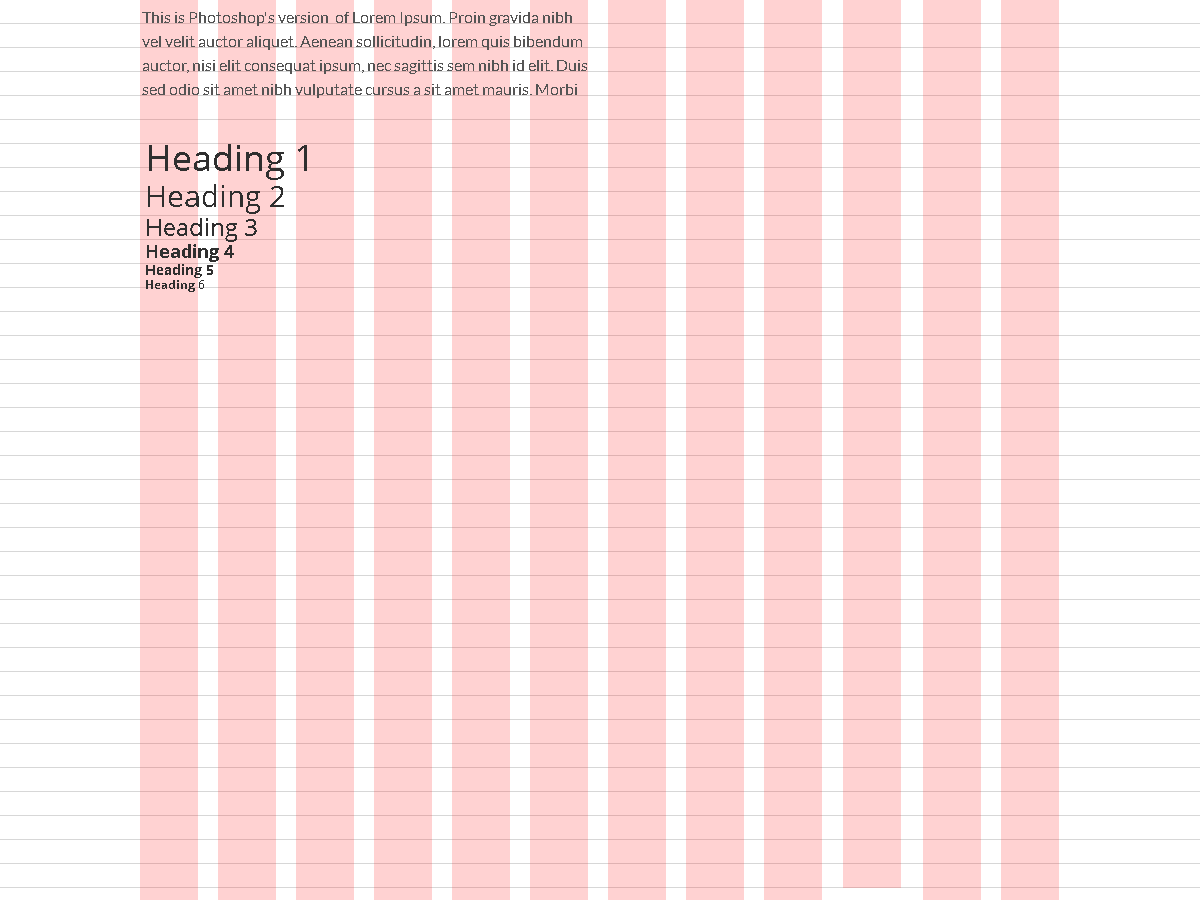
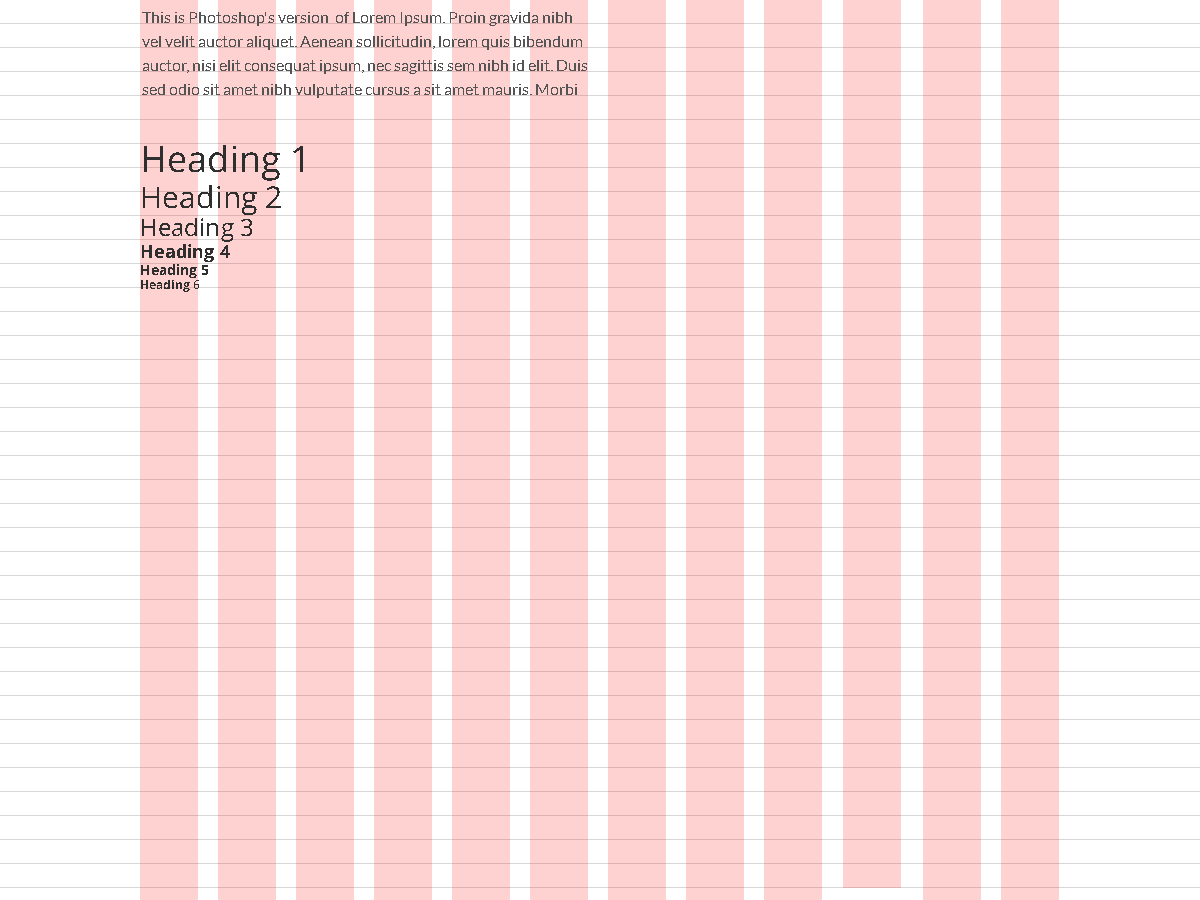
Comparing the layer stacks of the two 1200×900 images. Changes:
painted on "Headings" over bbox(141, 144, 307, 292)
